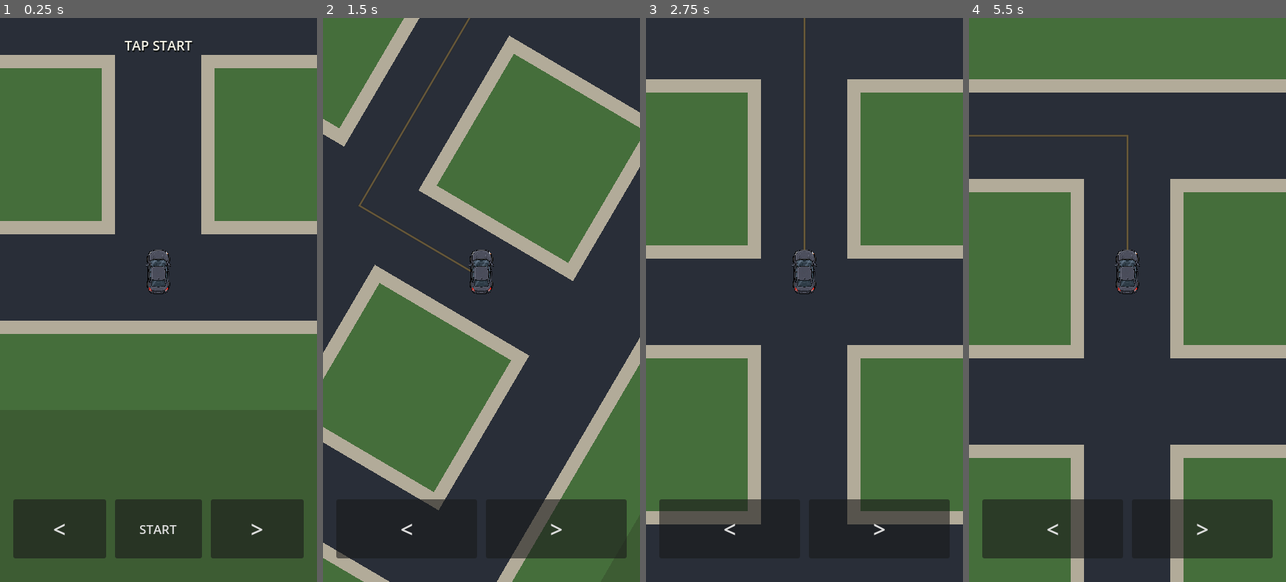
Above: before the commit, frames 1-4 (left to right).
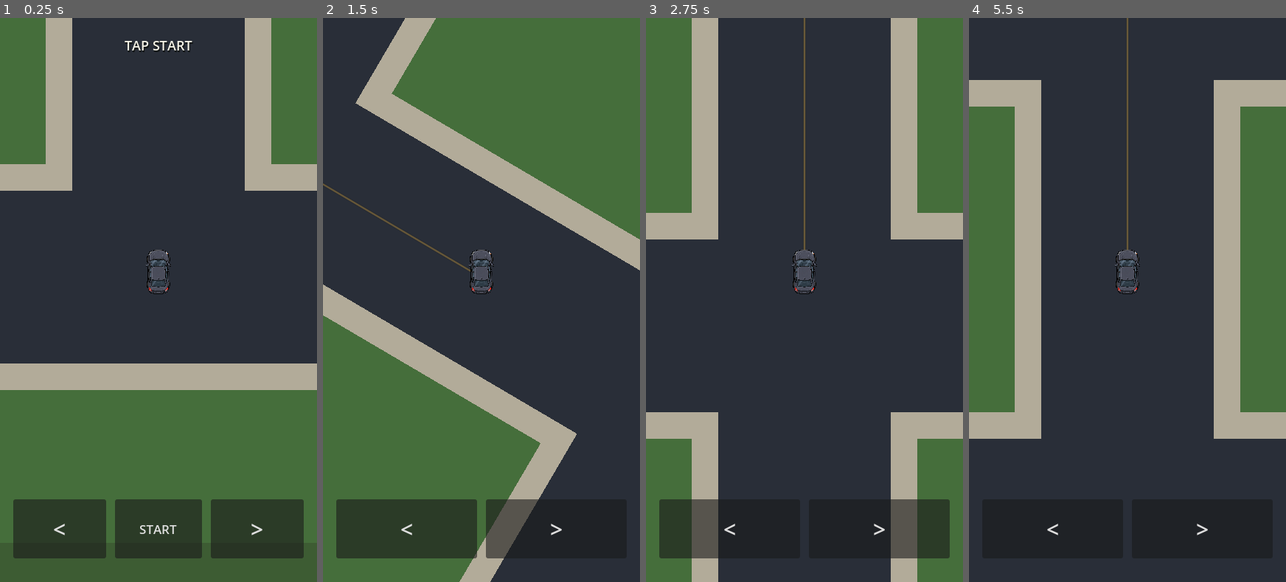
Above: after the commit, the same moments.

Repository: patrickcallahancomedy/comedian
Game: Godot game, scene res://scenes/drive/drive_module.tscn
Two runs of this game, one before a commit and one after it. Both use one fixed random seed, a clock stepped at 60 frames per second and the inputs below.
Inputs (mouse positions are in pixels of both pictures, inside the frame that each line leads up to):
- Up to frame 1 (0.25 s): no input
- Up to frame 2 (1.5 s): click "START" at 0.5 s; tap Enter (ui_accept) at 1.25 s; move the mouse to (551, 271) at 1.27 s; hold Right from 1.28 s (still down); tap Space at 1.35 s; click (551, 271) at 1.42 s
- Up to frame 3 (2.75 s): tap Enter (ui_accept) at 1.52 s; release Right at 2 s; drag from (741, 328) to (788, 412) at 2.02 s
- Up to frame 4 (5.5 s): move the mouse to (1159, 175) at 2.77 s; hold Right 2.78-3.5 s; tap Space at 2.85, 4.35 s; drag from (1111, 412) to (1032, 215) at 3.52 s; move the mouse to (1222, 384) at 4.27 s; hold Left 4.28-5 s; tap Enter (ui_accept) at 4.52 s; drag from (1032, 215) to (1079, 159) at 5.02 s

The runs differ from the first frame. In frame 1, 33% of the frame differs, in the area x 0-100%, y 0-66%; in frame 2, 58%; in frame 3, 45%; in frame 4, 58%, in the area x 0-100%, y 0-100%.

Commit message:
Double driving world geometry

Diff:
--- a/godot/scripts/drive/drive_grid_controller.gd
+++ b/godot/scripts/drive/drive_grid_controller.gd
@@ -11,7 +11,7 @@
 
 const MAP = preload("res://scripts/drive/drive_grid_map.gd")
 
-const STEP_SECONDS := 2.0
+const STEP_SECONDS := 1.0
 const TURN_SECONDS := 0.34
 const DISPLAY_SCALE := 1.0
 const WORLD_SCALE := 2.0
@@ -20,12 +20,15 @@
 const CAR_REFERENCE_SCALE := 0.65 * DISPLAY_SCALE
 const CITY_CAR_SCALE := 1.5
 const CITY_SPEED_MULTIPLIER := 0.8
+const NEIGHBORHOOD_WORLD_SPEED := 40.0
+const HIGHWAY_WORLD_SPEED := 80.0
+const CITY_WORLD_SPEED := 32.0
 
 const NEIGHBORHOOD_COLOR := Color(0.27, 0.43, 0.23)
 const NEIGHBORHOOD_SIDEWALK_COLOR := Color(0.70, 0.67, 0.60)
 const NEIGHBORHOOD_ROAD_COLOR := Color(0.16, 0.18, 0.22)
-const NEIGHBORHOOD_ROAD_WIDTH := 13.0
-const NEIGHBORHOOD_SIDEWALK_WIDTH := 17.0
+const NEIGHBORHOOD_ROAD_WIDTH := 26.0
+const NEIGHBORHOOD_SIDEWALK_WIDTH := 34.0
 const NEIGHBORHOOD_VISUAL_PADDING_CELLS := 1.5
 const NEIGHBORHOOD_EDGE_COLOR := Color(0.24, 0.36, 0.20)
 const RAMP_ASPHALT_COLOR := Color(0.12, 0.13, 0.15)
@@ -34,7 +37,7 @@
 const RAMP_EDGE_COLOR := Color(0.95, 0.94, 0.88, 0.92)
 const RAMP_GUIDE_COLOR := Color(1.0, 0.78, 0.24, 0.90)
 const RAMP_TEXTURE_COLOR := Color(0.04, 0.045, 0.055, 0.26)
-const RAMP_TERRAIN_PADDING := 72.0
+const RAMP_TERRAIN_PADDING := 144.0
 const HIGHWAY_ASPHALT_COLOR := Color(0.115, 0.125, 0.145)
 const HIGHWAY_ASPHALT_ALT := Color(0.135, 0.145, 0.165)
 const HIGHWAY_TEXTURE_COLOR := Color(0.04, 0.045, 0.055, 0.22)
@@ -45,14 +48,14 @@
 const HIGHWAY_TERRAIN_COLOR := Color(0.20, 0.29, 0.20)
 const HIGHWAY_TERRAIN_ALT := Color(0.23, 0.32, 0.22)
 const HIGHWAY_TERRAIN_GRID_COLOR := Color(0.08, 0.12, 0.08, 0.24)
-const HIGHWAY_TERRAIN_PADDING := 90.0
-const HIGHWAY_TERRAIN_CELL := 20.0
+const HIGHWAY_TERRAIN_PADDING := 180.0
+const HIGHWAY_TERRAIN_CELL := 40.0
 const CITY_GROUND_COLOR := Color(0.24, 0.255, 0.27)
 const CITY_SIDEWALK_COLOR := Color(0.52, 0.52, 0.50)
 const CITY_SIDEWALK_EDGE := Color(0.68, 0.67, 0.63, 0.55)
 const CITY_ROAD_COLOR := Color(0.105, 0.115, 0.13)
-const CITY_ROAD_WIDTH := 20.0
-const CITY_SIDEWALK_WIDTH := 30.0
+const CITY_ROAD_WIDTH := 40.0
+const CITY_SIDEWALK_WIDTH := 60.0
 const CITY_BUILDING_COLORS := [
 	Color(0.28, 0.25, 0.23),
 	Color(0.32, 0.30, 0.28),
@@ -267,28 +270,24 @@
 func _current_world_speed() -> float:
 	match road_kind:
 		"neighborhood":
-			return float(MAP.NEIGHBORHOOD_CELL) / STEP_SECONDS
+			return NEIGHBORHOOD_WORLD_SPEED
 		"highway":
-			return float(MAP.HIGHWAY_CELL) * 4.0 / STEP_SECONDS
+			return HIGHWAY_WORLD_SPEED
 		"city":
-			return float(MAP.NEIGHBORHOOD_CELL) * CITY_SPEED_MULTIPLIER / STEP_SECONDS
+			return CITY_WORLD_SPEED
 		"connector_one":
-			var neighborhood_speed := float(MAP.NEIGHBORHOOD_CELL) / STEP_SECONDS
-			var highway_speed := float(MAP.HIGHWAY_CELL) * 4.0 / STEP_SECONDS
 			return lerpf(
-				neighborhood_speed,
-				highway_speed,
+				NEIGHBORHOOD_WORLD_SPEED,
+				HIGHWAY_WORLD_SPEED,
 				_connector_one_progress()
 			)
 		"connector_two":
-			var highway_speed := float(MAP.HIGHWAY_CELL) * 4.0 / STEP_SECONDS
-			var city_speed := float(MAP.NEIGHBORHOOD_CELL) * CITY_SPEED_MULTIPLIER / STEP_SECONDS
 			return lerpf(
-				highway_speed,
-				city_speed,
+				HIGHWAY_WORLD_SPEED,
+				CITY_WORLD_SPEED,
 				_connector_two_progress()
 			)
-	return float(MAP.NEIGHBORHOOD_CELL) / STEP_SECONDS
+	return NEIGHBORHOOD_WORLD_SPEED
 
 
 func _connector_one_progress() -> float:
@@ -954,7 +953,7 @@
 	var start_center_y := MAP.neighborhood_cell_center(MAP.NEIGHBORHOOD_GATE).y
 	var end_center_y := MAP.highway_entry_point().y
 	var start_half_width := NEIGHBORHOOD_ROAD_WIDTH * 0.5 + extra_width
-	var end_half_width := 14.0 + extra_width
+	var end_half_width := 28.0 + extra_width
 
 	return PackedVector2Array([
 		Vector2(rect.position.x, start_center_y - start_half_width),
@@ -972,7 +971,7 @@
 	).y
 	var end_center_y := _city_entry_point().y
 	var start_half_width := MAP.HIGHWAY_LANE_WIDTH * 0.5 + extra_width
-	var end_half_width := 22.0 + extra_width
+	var end_half_width := 44.0 + extra_width
 
 	return PackedVector2Array([
 		Vector2(rect.position.x, start_center_y - start_half_width),
--- a/godot/scripts/drive/drive_grid_map.gd
+++ b/godot/scripts/drive/drive_grid_map.gd
@@ -5,19 +5,19 @@
 ## One modular logical board. Every module snaps to MASTER_UNIT so layouts can
 ## be rearranged like Lego without hand-tuned coordinates.
 
-const MAP_SIZE := Vector2i(880, 800)
+const MAP_SIZE := Vector2i(1760, 1600)
 const MASTER_UNIT := 10
 
-const NEIGHBORHOOD_CELL := 40
-const HIGHWAY_CELL := 20
-const HIGHWAY_LANE_WIDTH := 10
-const CITY_CELL := 60
+const NEIGHBORHOOD_CELL := 80
+const HIGHWAY_CELL := 40
+const HIGHWAY_LANE_WIDTH := 20
+const CITY_CELL := 120
 
-const NEIGHBORHOOD_RECT := Rect2(10, 310, 160, 160)
-const CONNECTOR_ONE_RECT := Rect2(170, 360, 80, 20)
-const HIGHWAY_RECT := Rect2(250, 350, 300, 40)
-const CONNECTOR_TWO_RECT := Rect2(550, 380, 80, 20)
-const CITY_RECT := Rect2(630, 240, 240, 240)
+const NEIGHBORHOOD_RECT := Rect2(20, 620, 320, 320)
+const CONNECTOR_ONE_RECT := Rect2(340, 720, 160, 40)
+const HIGHWAY_RECT := Rect2(500, 700, 600, 80)
+const CONNECTOR_TWO_RECT := Rect2(1100, 760, 160, 40)
+const CITY_RECT := Rect2(1260, 480, 480, 480)
 
 const NEIGHBORHOOD_SIZE := Vector2i(4, 4)
 const CITY_SIZE := Vector2i(4, 4)
--- a/godot/tests/drive_grid_test.gd
+++ b/godot/tests/drive_grid_test.gd
@@ -190,9 +190,17 @@
 	if navigation != null:
 		_check(navigation.text == "", "Legacy text navigation should be blank")
 		_check(navigation.get_turn_hint().is_empty(), "Turn route guidance should stay hidden before START")
-	_check(is_equal_approx(drive.STEP_SECONDS, 2.0), "Movement is not using the enlarged two-second block cadence")
+	_check(is_equal_approx(drive.STEP_SECONDS, 1.0), "Base timing constant changed")
 	_check(is_equal_approx(drive.TURN_SECONDS, 0.34), "Turn timing changed")
 	_check(drive.road_kind == "neighborhood", "Drive does not start in neighborhood")
+	_check(MAP.NEIGHBORHOOD_CELL == 80, "Neighborhood blocks are not doubled")
+	_check(MAP.HIGHWAY_CELL == 40, "Highway columns are not doubled")
+	_check(MAP.HIGHWAY_LANE_WIDTH == 20, "Highway lanes are not doubled")
+	_check(MAP.CITY_CELL == 120, "City blocks are not doubled")
+	_check(
+		is_equal_approx(drive.NEIGHBORHOOD_WORLD_SPEED, 40.0),
+		"Neighborhood car speed was changed instead of enlarging the world"
+	)
 
 	drive._start_drive()
 	_check(drive.started, "START did not begin grid drive")
@@ -284,7 +292,7 @@
 	_check(
 		is_equal_approx(
 			drive._current_world_speed(),
-			float(MAP.HIGHWAY_CELL) * 4.0 / drive.STEP_SECONDS
+			drive.HIGHWAY_WORLD_SPEED
 		),
 		"Highway is not running at the faster speed"
 	)
